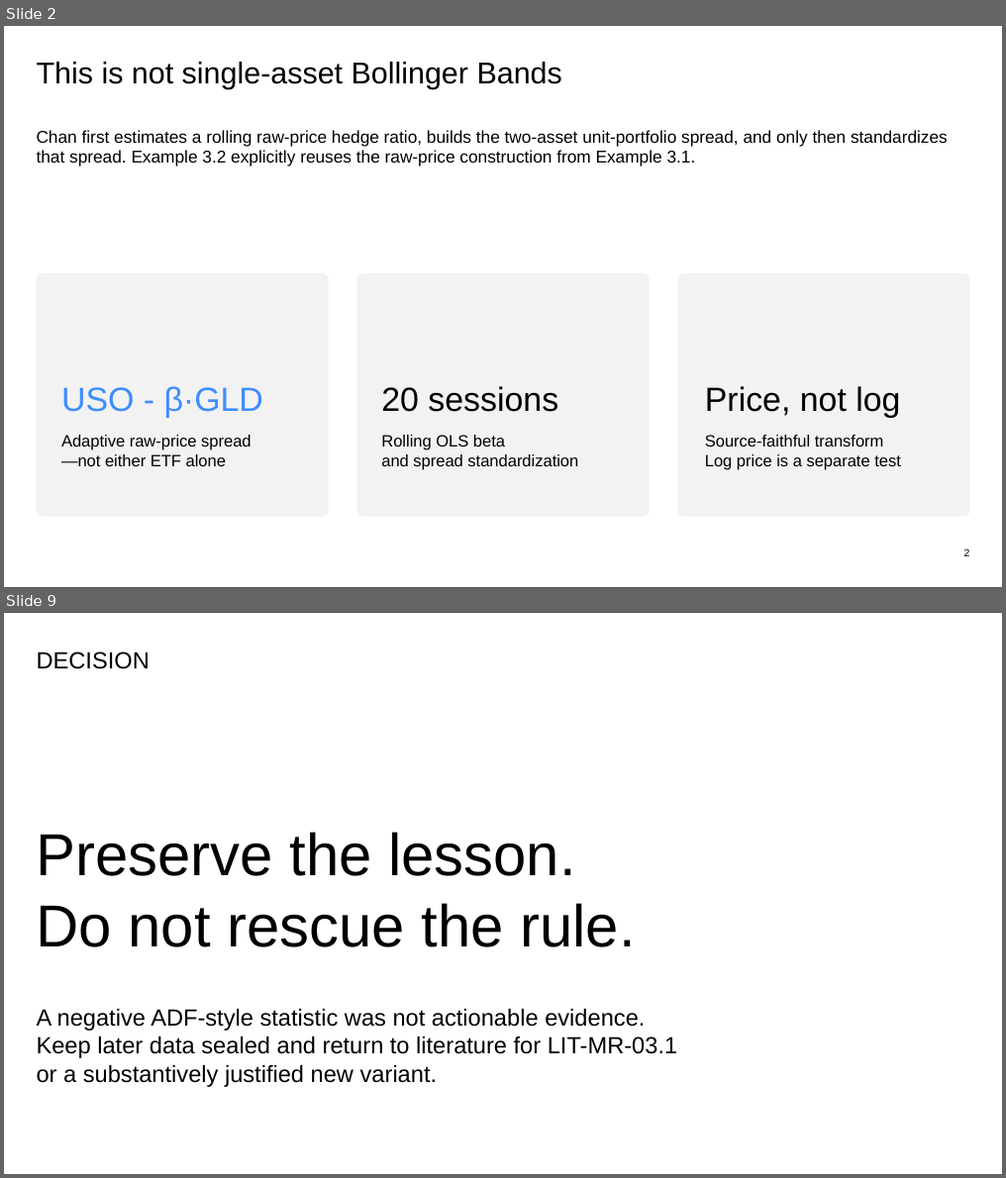
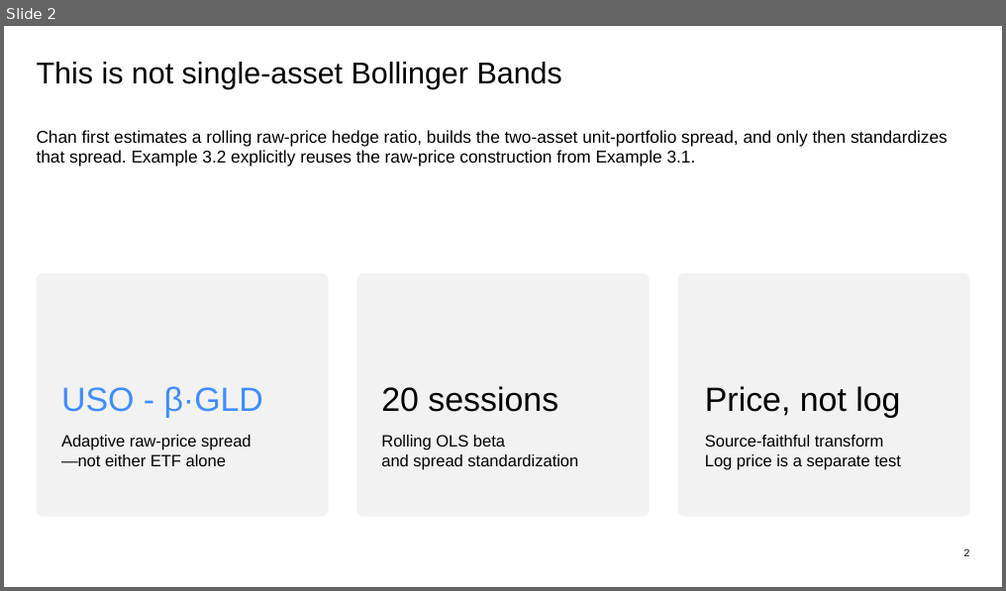
Before and after one commit to Francisc0Franc0/Time-Series-Modeling-Gen5, a slide deck: presentations/gen5_lit_mr_02_1_bollinger_evidence.pptx. Shown one above the other, each under a label of ours: slides 2 and 9 before the commit, slide 2 after it; the slides between them are not shown. The pictures are 1006x1178 and 1006x591 pixels, drawn with LibreOffice and Linux fonts; fonts in the diff are those of the drawing. Boxes give left, top, right and bottom in pixels: in the first picture for what was removed or moved away, otherwise in the second. Text is boxed around its words. In the diff, an @@ line names an element or a change of style, - is before the commit and + after.

```diff
--- a/presentations/gen5_lit_mr_02_1_bollinger_evidence.pptx
+++ b/presentations/gen5_lit_mr_02_1_bollinger_evidence.pptx
@@ slide 9 removed at <box>4,613,1002,1174</box>, background #FFFFFF @@
@@ text removed at <box>37,652,150,669</box> @@
-DECISION
@@ text removed at <box>37,832,635,948</box> @@
-Preserve the lesson.
-Do not rescue the rule.
@@ text removed at <box>37,1009,677,1087</box> @@
-A negative ADF-style statistic was not actionable evidence. Keep later data sealed and return to literature for LIT-MR-03.1 or a substantively justified new variant.
```
Also in this commit, not shown: 7 slides changed, 9 slides added, 9 other files.
